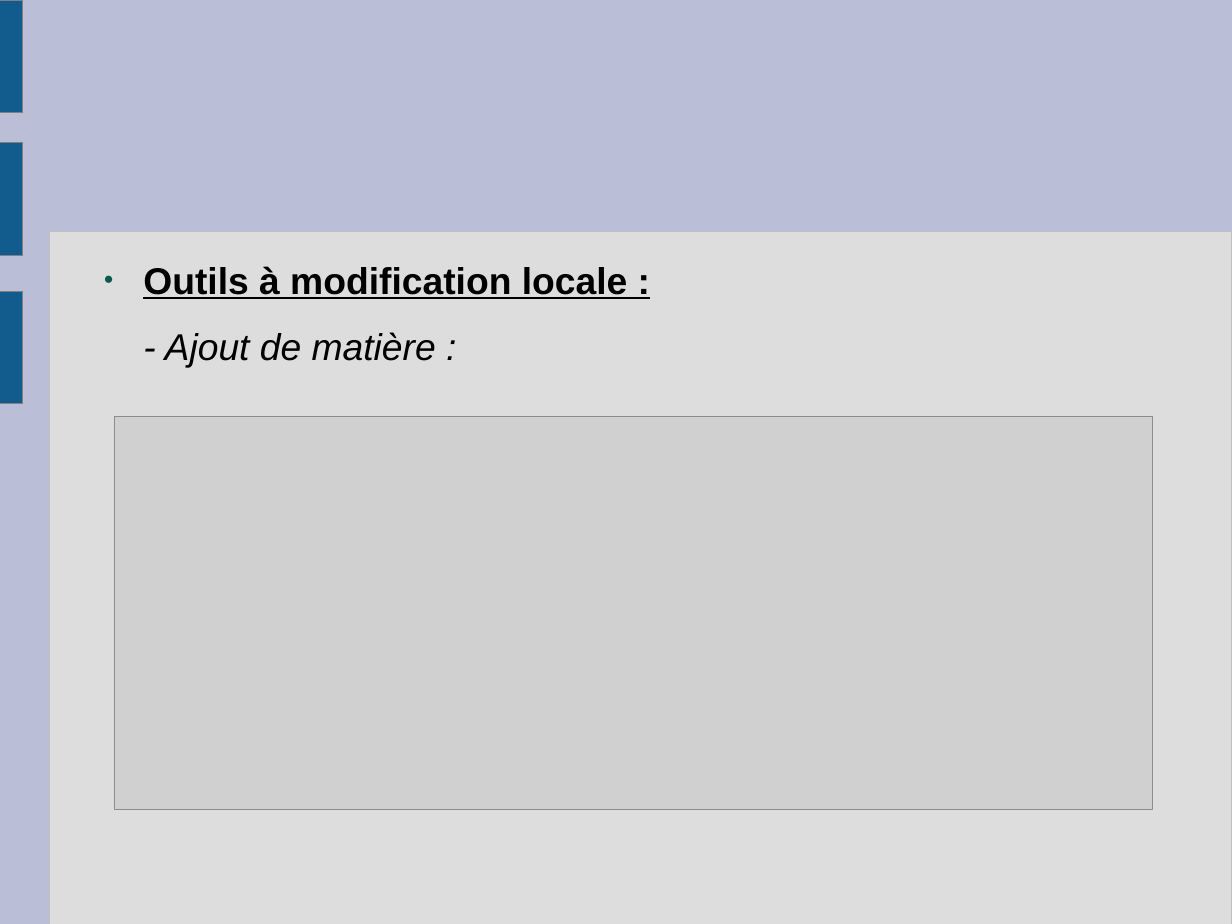
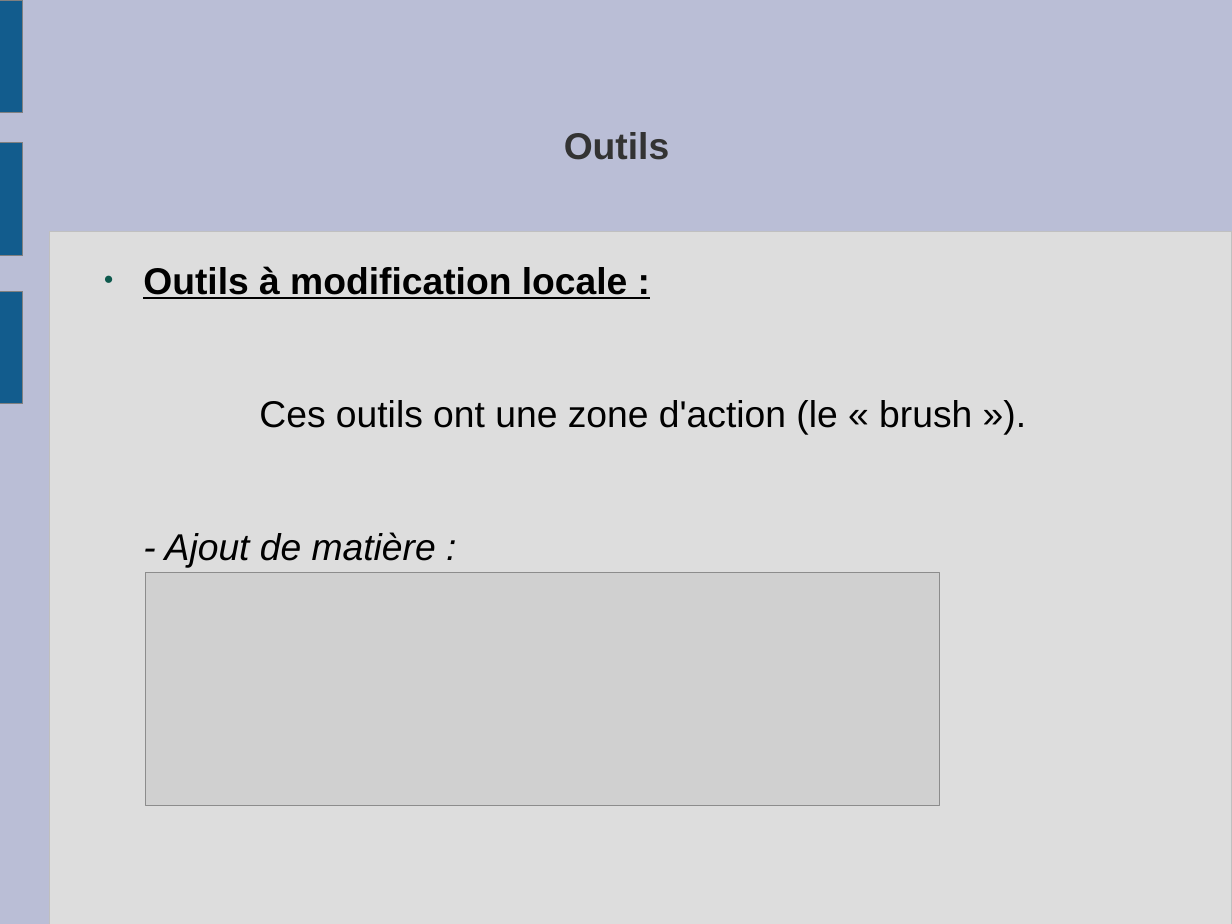
Before and after one commit to slvrgauthier/OpenSculpt, a slide deck: slide 17 of Documentation/Soutenance.odp. Drawn at 1232x924 pixels with LibreOffice and Linux fonts; fonts in the diff are those of the drawing; grey boxes stand for pictures. Boxes give left, top, right and bottom in pixels: in the first picture for what was removed or moved away, otherwise in the second. Text is boxed around its words. In the diff, an @@ line names an element or a change of style, - is before the commit and + after.

```diff
--- a/Documentation/Soutenance.odp
+++ b/Documentation/Soutenance.odp
@@ title added at box(564, 132, 669, 160), 24 pt, text #333333, bold @@
+Outils
@@ text at box(259, 400, 972, 435): paragraph added @@
+Ces outils ont une zone d'action (le « brush »).
@@ picture: place and size @@
-picture at box(114, 417, 1153, 811)
+picture at box(145, 572, 940, 805)
```
Also in this commit, not shown: 3 other slides changed, 1 slide removed, 4 other files.
